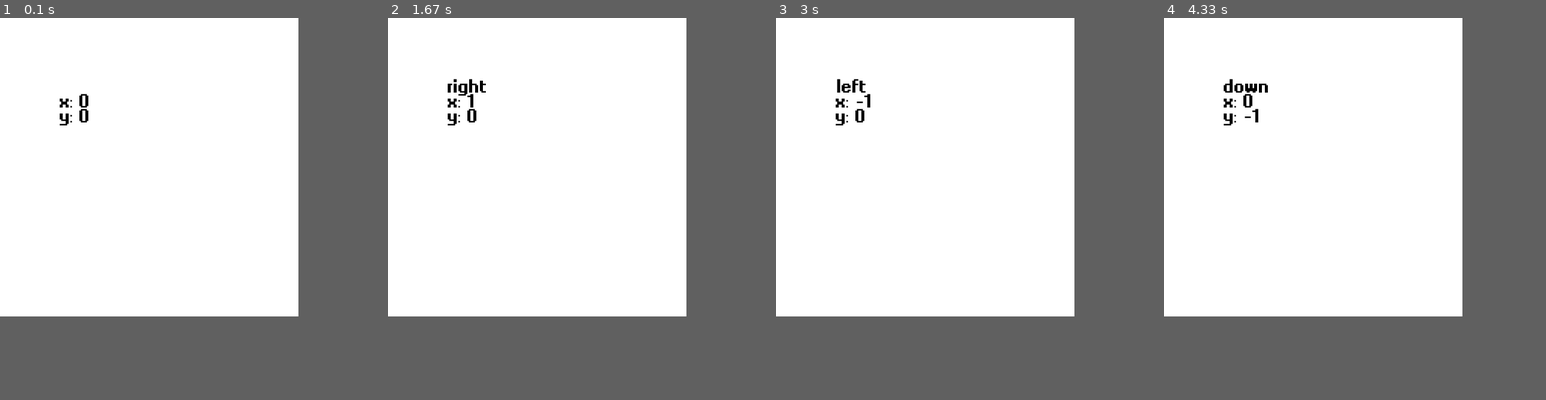
Above: before the commit, frames 1-4 (left to right).
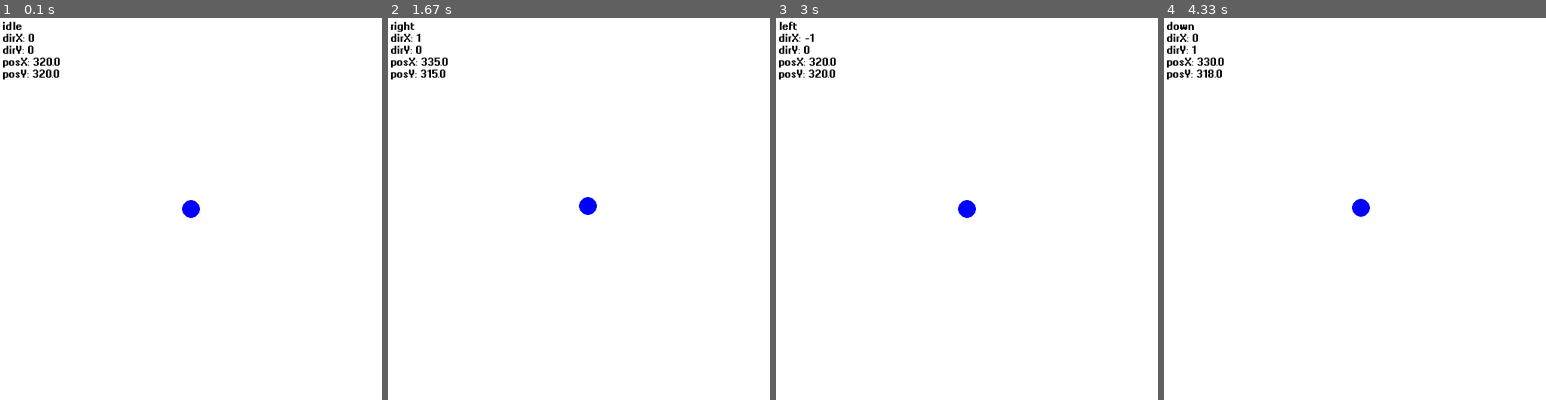
Above: after the commit, the same moments.

Repository: Kegori-programmer/tanks
Game: pygame game, started from main.py
Two runs of this game, one before a commit and one after it. Both use one fixed random seed, a clock stepped at 60 frames per second and the inputs below.
Inputs:
- Up to frame 1 (0.1 s): no input
- Up to frame 2 (1.67 s): hold Right 0.33-0.8 s; hold Up 0.83-1.13 s; hold Right 1.17-1.63 s
- Up to frame 3 (3 s): hold Left 1.67-2.2 s; hold Down 2.23-2.53 s; hold Left 2.57-2.97 s
- Up to frame 4 (4.33 s): hold Up 3-3.37 s; hold Right 3.4-4.03 s; hold Down from 4.07 s (still down)
The window is 500x500 before the commit and 640x640 after it. Grey fills any space a smaller window leaves; there, only what the larger window draws over its background counts as a difference.

The runs differ from the first frame. In frame 1, 0.9% of the frame differs, in the area x 0-53%, y 0-53%; in frame 2, 1.0%; in frame 3, 1.0%; in frame 4, 1.1%, in the area x 0-54%, y 0-53%.

Commit message:
tank added

Diff:
--- a/controls.py
+++ b/controls.py
@@ -8,11 +8,11 @@
         if event.key == pygame.K_UP:
             position['title'] = 'up'
             position['x'] = 0
-            position['y'] = 1
+            position['y'] = -1
         elif event.key == pygame.K_DOWN:
             position['title'] = 'down'
             position['x'] = 0
-            position['y'] = -1
+            position['y'] = 1
         elif event.key == pygame.K_LEFT:
             position['title'] = 'left'
             position['x'] = -1
--- a/main.py
+++ b/main.py
@@ -3,26 +3,42 @@
 import controls
 
 pygame.init()
-
+pygame.mixer.init()
+pygame.mixer.music.load('res/tank.mp3')
+pygame.mixer.music.set_volume(0.5)
+width = 640
+height = 640
 # Set up the drawing window
-screen = pygame.display.set_mode([500, 500])
-font = pygame.font.Font('res/font.ttf', 25)
-
-position = {'x': 0, 'y': 0, 'title': ''}
+screen = pygame.display.set_mode([width, height])
+font = pygame.font.Font('res/font.ttf', 15)
+direction = {'x': 0, 'y': 0, 'title': 'idle'}
+tank = {'x': width / 2, 'y': height / 2, 'size': 15, 'velocity': 0.25}
+pygame.mixer.music.play()
 
 while True:
     # Fill the background with white
     screen.fill((255, 255, 255))
     # Did the user click the window close button?
     for event in pygame.event.get():
-        position = controls.keys(event, position)
+        direction = controls.keys(event, direction)
+
+    newPosX = tank['x'] + direction.get('x') * tank['velocity']
+    newPosY = tank['y'] + direction.get('y') * tank['velocity']
+    if newPosX + tank['size'] < width and newPosX - tank['size'] > 0 and newPosY + tank['size'] < height and newPosY - tank['size'] > 0:
+        tank['x'] = newPosX
+        tank['y'] += direction.get('y') * tank['velocity']
     # Draw a solid blue circle in the center
-    # pygame.draw.circle(screen, (0, 0, 255), (250, 250), 75)
-    title = font.render(str(position['title']), True, pygame.Color('black'))
-    x = font.render('x: ' + str(position['x']), True, pygame.Color('black'))
-    y = font.render('y: ' + str(position['y']), True, pygame.Color('black'))
-    screen.blit(title, (100, 100))
-    screen.blit(x, (100, 125))
-    screen.blit(y, (100, 150))
+    pygame.draw.circle(screen, pygame.Color('blue'), (tank.get('x'), tank.get('y')), tank.get('size'))
+    # Draw title
+    title = font.render(direction.get('title'), True, pygame.Color('black'))
+    directionX = font.render('dirX: ' + str(direction.get('x')), True, pygame.Color('black'))
+    directionY = font.render('dirY: ' + str(direction.get('y')), True, pygame.Color('black'))
+    positionX = font.render('posX: ' + str(round(tank.get('x'), 2)), True, pygame.Color('black'))
+    positionY = font.render('posY: ' + str(round(tank.get('y'), 2)), True, pygame.Color('black'))
+    screen.blit(title, (5, 5))
+    screen.blit(directionX, (5, 25))
+    screen.blit(directionY, (5, 45))
+    screen.blit(positionX, (5, 65))
+    screen.blit(positionY, (5, 85))
     # Flip the display
     pygame.display.flip()
Not shown, added: res/tank.mp3
